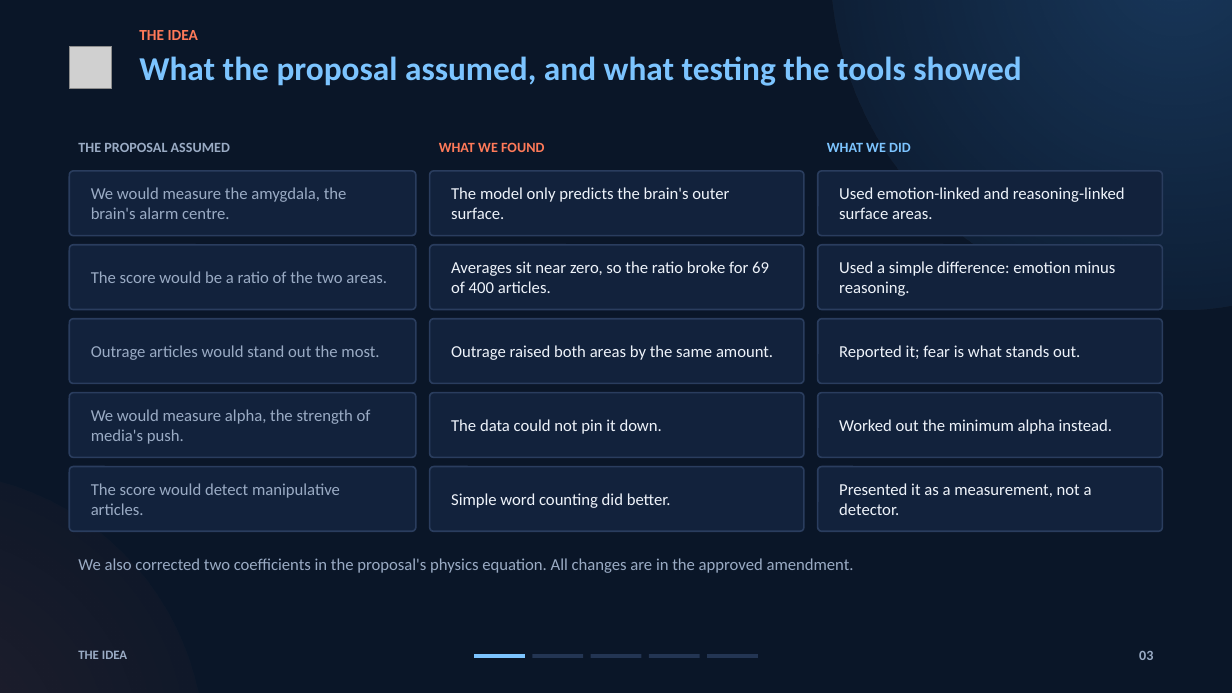
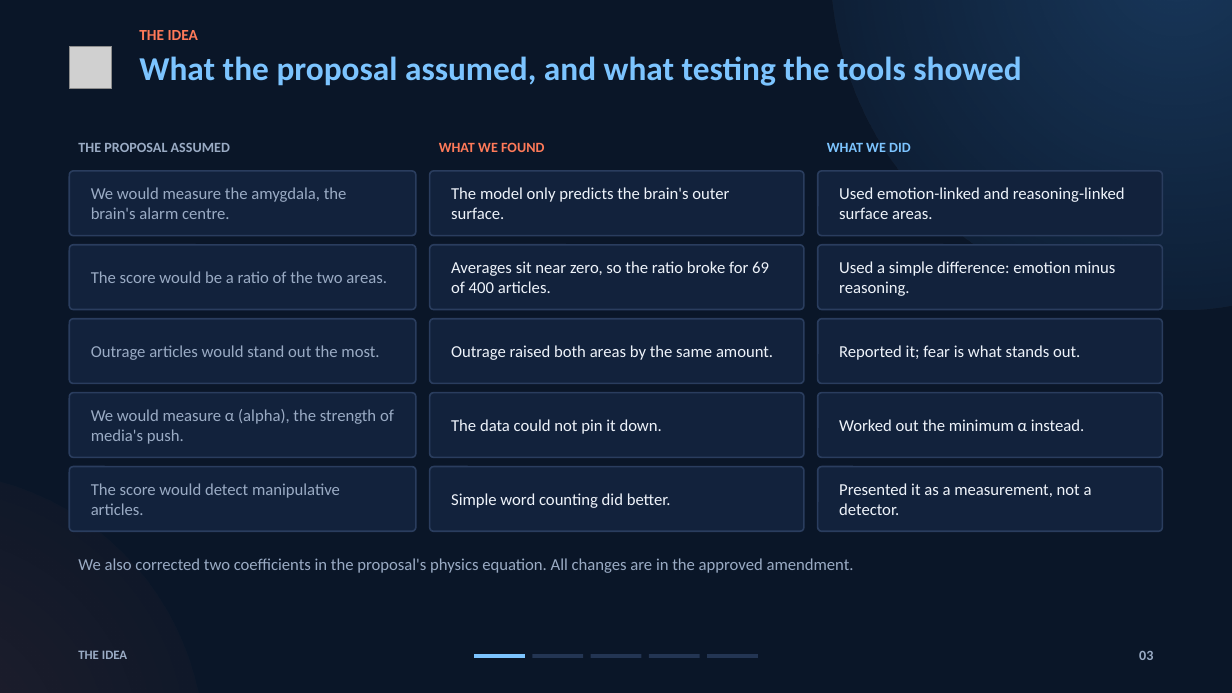
Before and after one commit to brn-mwai/monarch, a slide deck: slide 3 of docs/defence/Monarch_Supervisor_Deck.pptx. Drawn at 1232x693 pixels with LibreOffice and Linux fonts; fonts in the diff are those of the drawing; grey boxes stand for pictures. Boxes give left, top, right and bottom in pixels: in the first picture for what was removed or moved away, otherwise in the second. Text is boxed around its words. In the diff, an @@ line names an element or a change of style, - is before the commit and + after.

```diff
--- a/docs/defence/Monarch_Supervisor_Deck.pptx
+++ b/docs/defence/Monarch_Supervisor_Deck.pptx
@@ text in rounded rectangle at [91,409,394,444]: text changed @@
-We would measure alpha, the strength of media's push.
+We would measure α (alpha), the strength of media's push.
@@ text in rounded rectangle at [839,419,1084,431]: text changed @@
-Worked out the minimum alpha instead.
+Worked out the minimum α instead.
```
Also in this commit, not shown: 5 other slides changed, 21 other files.
